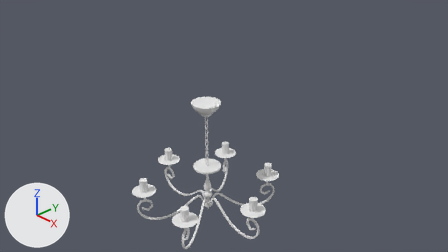
An edit to the Blender file models/iron_chandelier.blend, drawn before and after from the same camera.
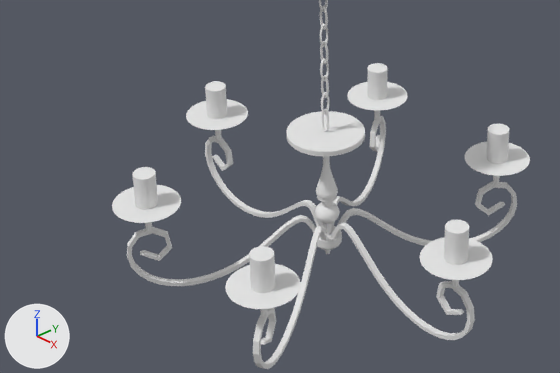
Old and new are each drawn from the file's camera 'Camera' and again close up on the part from 21% to 65% of the width and 47% to 99% of the height. Every picture has the same lights, and +X, +Y and +Z are marked at lower left.

The scene before the commit, as lines of its bpy script (objects in view):
```python
me_circle_001 = bpy.data.meshes.new('Circle.001')
me_circle_001.from_pydata(...)  # 4298 vertices, 3796 faces; spans x -14.7..14.7, y -13.0..13.0, z -25.3..3.1
me_circle_001.materials.append(mat_material_001)  # its picture is missing
ob_circle_001 = bpy.data.objects.new('Circle.001', me_circle_001)
ob_circle_001.location = (0.0, 0.0, -1.639)
ob_circle_001.scale = (-0.122, -0.122, -0.104)
```
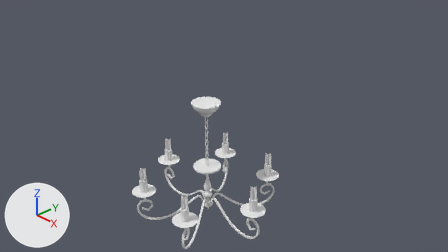
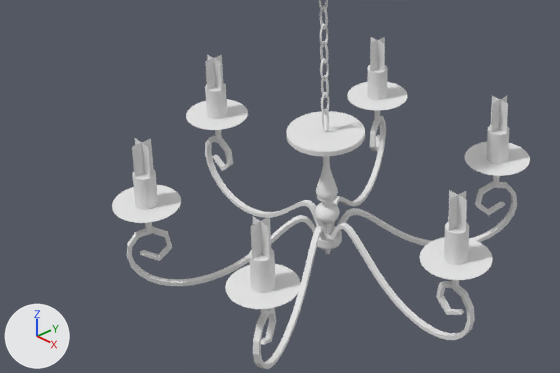
Boxes (x1, y1, x2, y2) around the edits, measured in the close-ups (560 x 373 px):
```json
{"part": 1, "of": "me_circle_001", "change": "added", "after": [132, 37, 508, 259]}
```

Scene script edits in JSON lines:
```json
{"block": "me_circle_001", "where": "# used by ob_circle_001; location = (0.0, 0.0, -1.639); scale = (-0.122, -0.122, -0.104)"}
{"op": "remove", "block": "me_circle_001", "code": "me_circle_001.from_pydata(...)  # 4298 vertices, 3796 faces; spans x -14.7..14.7, y -13.0..13.0, z -25.3..3.1"}
{"op": "add", "block": "me_circle_001", "code": "me_circle_001.from_pydata(...)  # 4346 vertices, 3808 faces; spans x -14.7..14.7, y -13.0..13.0, z -25.3..3.1"}
{"block": "me_circle_001", "change": "me_circle_001 part 1"}
{"block": "me_circle_001", "change": "24 vertices are added at x -13.1..13.1, y -11.4..11.4, z -10.8"}
{"block": "me_circle_001", "change": "24 new vertices lie (0.0, 0.0, 2.8) away from vertices in x -13.1..13.1, y -11.4..11.4, z -10.8"}
{"block": "me_circle_001", "change": "12 new faces join them"}
```
